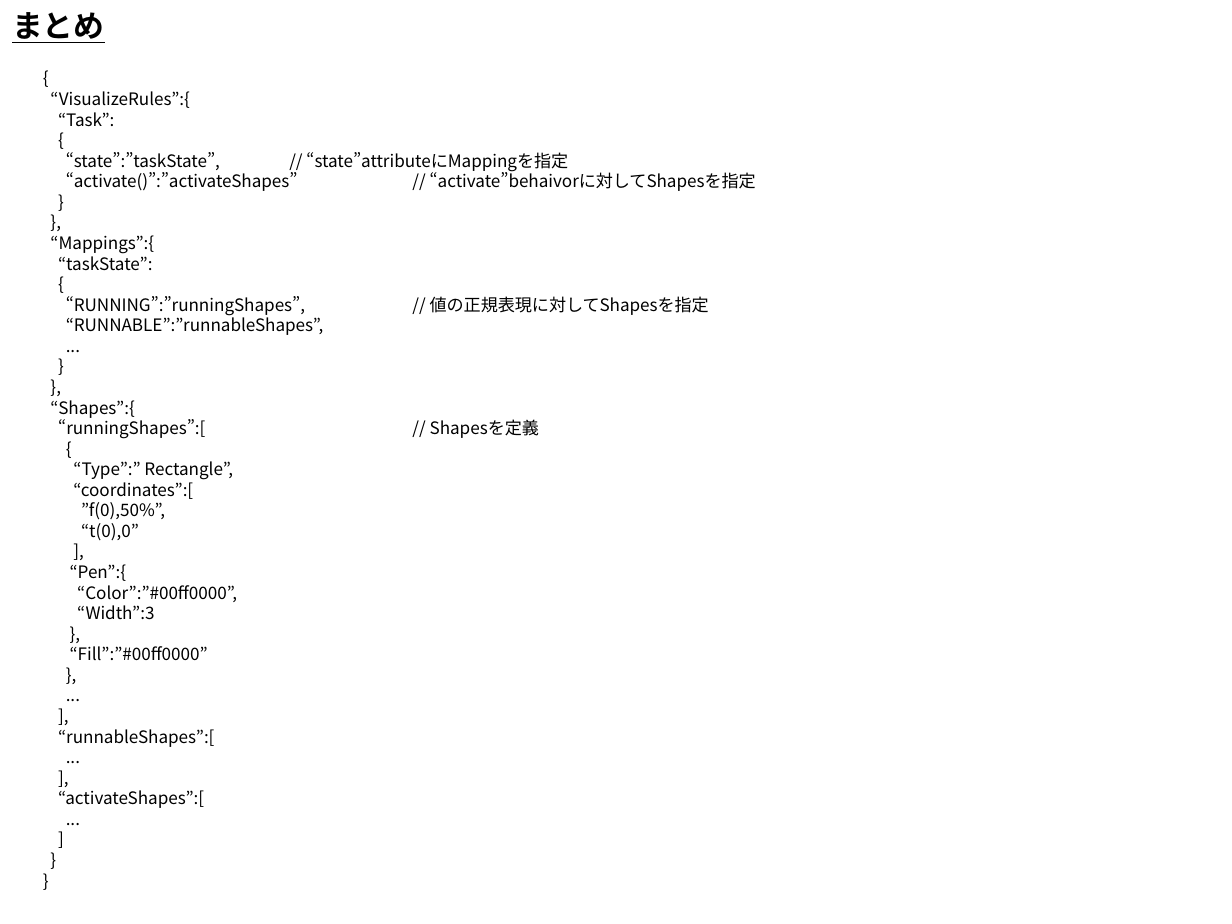
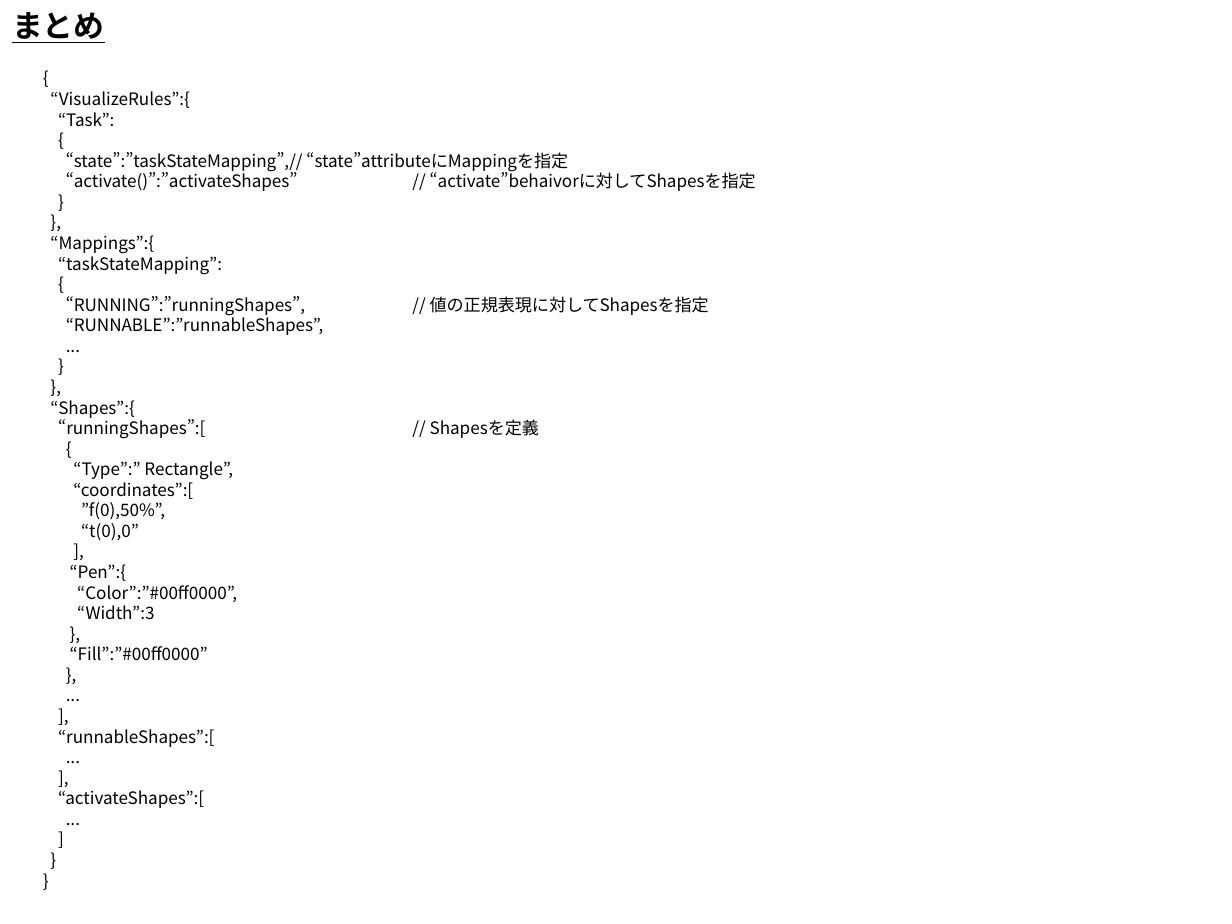
Before and after one commit to YixiaoLi/tlv4mc, a slide deck: slide 7 of TLV/doc/設計/可視化ルール構想.ppt. Drawn at 1232x924 pixels with LibreOffice and Linux fonts; fonts in the diff are those of the drawing. Boxes give left, top, right and bottom in pixels: in the first picture for what was removed or moved away, otherwise in the second. Text is boxed around its words. In the diff, an @@ line names an element or a change of style, - is before the commit and + after.

```diff
--- a/TLV/doc/設計/可視化ルール構想.ppt
+++ b/TLV/doc/設計/可視化ルール構想.ppt
@@ text at box(66, 152, 568, 172): text changed @@
-“state”:”taskState”, // “state”attributeにMappingを指定
+“state”:”taskStateMapping”, // “state”attributeにMappingを指定
@@ text at box(58, 252, 222, 275): text changed @@
-“taskState”:
+“taskStateMapping”:
```
Also in this commit, not shown: 1 other slide changed, 1 other file.
